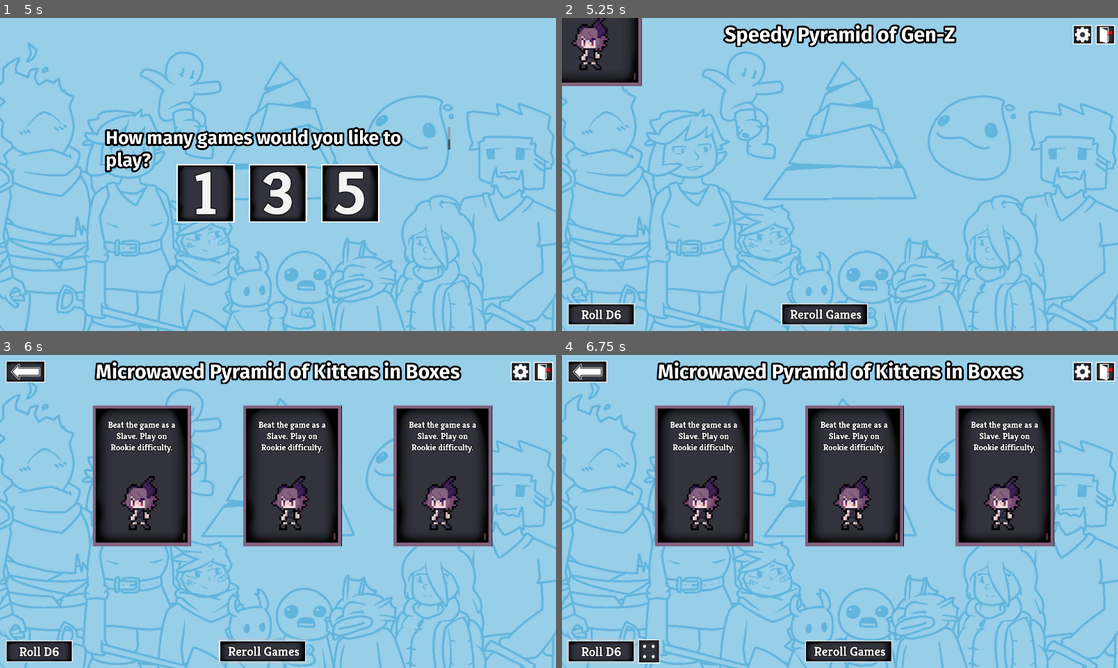
Above: before the commit, frames 1-4 (two rows, left to right).
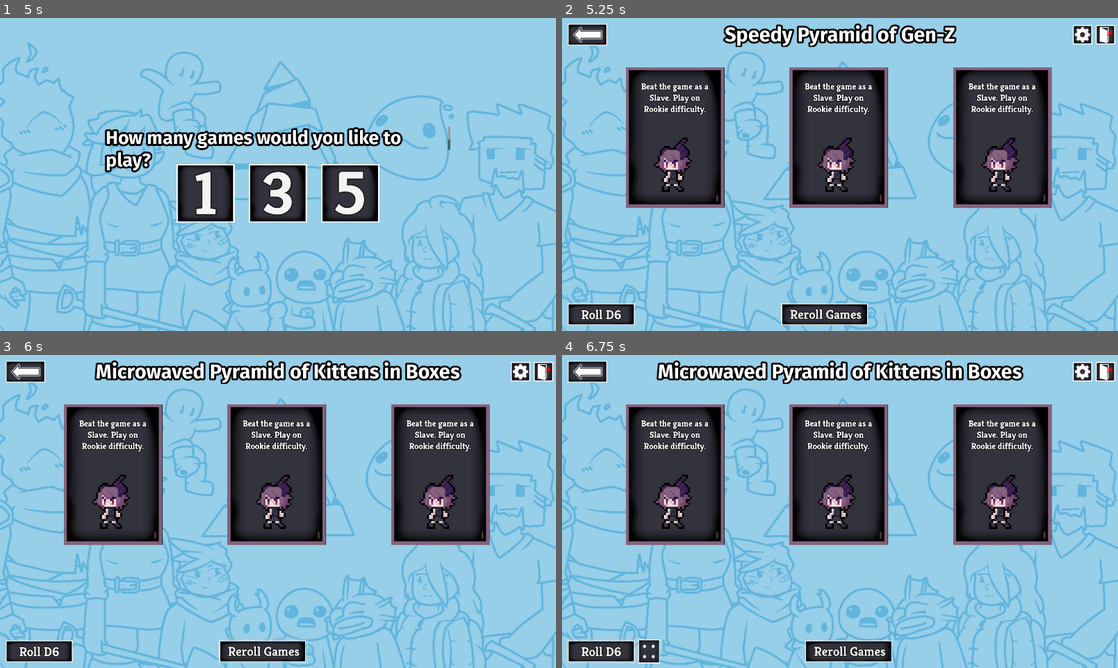
Above: after the commit, the same moments.

Repository: monochromia/PyramidGodot
Game: Godot game, scene res://scenes/num_drafts_scene.tscn
The game is run twice, just before and just after one commit, with the same random seed, the same clock (stepped at 60 frames per second) and the same inputs. This scene is started directly instead of the project's main scene.
Inputs (mouse positions are in pixels of both pictures, inside the frame that each line leads up to):
- Up to frame 1 (5 s): tap Enter at 0.5, 2, 3.5 s; move the mouse to (400, 158) at 0.52 s; click (400, 158) at 0.67 s; tap Space at 1.25, 2.75, 4.25 s; move the mouse to (166, 190) at 1.27 s; click (166, 190) at 1.42 s; move the mouse to (333, 105) at 2.02 s; click (333, 105) at 2.17 s; move the mouse to (250, 237) at 2.77 s; click (250, 237) at 2.92 s; move the mouse to (444, 221) at 3.52 s; click (444, 221) at 3.67 s; move the mouse to (111, 127) at 4.27 s; click (111, 127) at 4.42 s
- Up to frame 2 (5.25 s): move the mouse to (867, 174) at 5.02 s; click (867, 174) at 5.17 s
- Up to frame 3 (6 s): click (261, 652) at 5.75 s
- Up to frame 4 (6.75 s): click (600, 652) at 6.5 s

Frame 1 is identical in both runs. In frame 2, 27% of the frame differs, in the area x 0-89%, y 0-61%; in frame 3, 16%; in frame 4, 16%.
Error in both runs: Invalid access to property or key 'texture_path' on a base object of type 'Nil'. (res://deck/deck.gd:47)

Commit message:
decks positioned correctly

Diff:
--- a/scenes/card_flip_scene_head.gd
+++ b/scenes/card_flip_scene_head.gd
@@ -76,8 +76,10 @@
 	var new_deck = deck_generator.instantiate()
 	new_deck.set_pack_data(pack_data)
 	new_deck.adjust_sizing(num_drafts)
-	position_deck(new_deck, index)
 	card_row.add_child(new_deck)
+	card_row.call_deferred("update_layout")  # Force layout update
+	call_deferred("position_deck", new_deck, index)
+
 
 
 func adjust_background_size():
@@ -87,26 +89,28 @@
 
 
 func position_deck(deck: Deck, index: int):
-	var container_width = card_row.size.x
+	# Use the viewport's size to ensure it's always centered on the screen
+	var viewport_width = get_viewport_rect().size.x
+	var viewport_height = get_viewport_rect().size.y
+
+	# Deck dimensions
 	var deck_width = deck.WIDTH * deck.SCALE
+	var deck_height = deck.HEIGHT * deck.SCALE
 
-	# Calculate the spacing and position
+	# Calculate the total width of all decks and the spacing between them
 	var total_deck_width = num_drafts * deck_width
-	var spacing = ((container_width - total_deck_width) / (num_drafts + 1)) - 40
-	var offset_diff = 2
+	var spacing = (viewport_width - total_deck_width) / (num_drafts + 1)
+	var offset = 150
 
-	if num_drafts == 3:
-		offset_diff = 4
-	elif num_drafts == 5:
-		offset_diff = 6
+	# Calculate the horizontal position for each deck
+	var x_position = spacing + (deck_width + spacing) * index + offset
 
-	var x_position = (deck_width + spacing) * index + (card_row.size.x / offset_diff)
-
-	# Center the deck vertically within the GridContainer
-	var y_position = 120 + (card_row.size.y - deck.HEIGHT * deck.SCALE) / 2
+	# Center the deck vertically in the middle of the screen
+	var y_position = (viewport_height - deck_height) / 2
 
 	# Set the deck's position
 	deck.position = Vector2(x_position, y_position)
+
 
 
 func _on_options_button_click():
